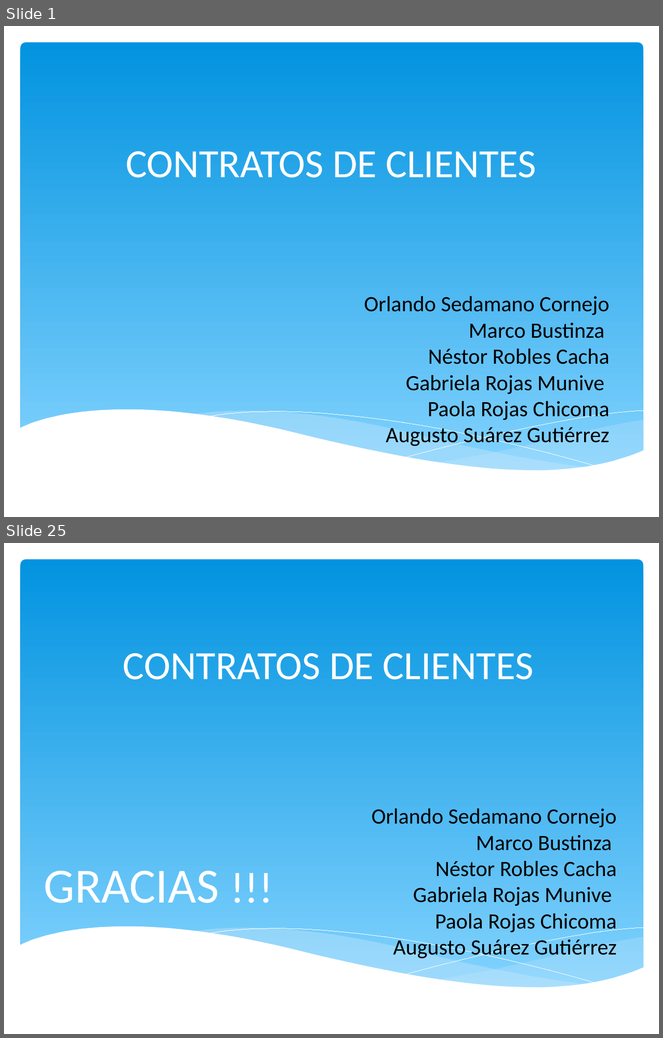
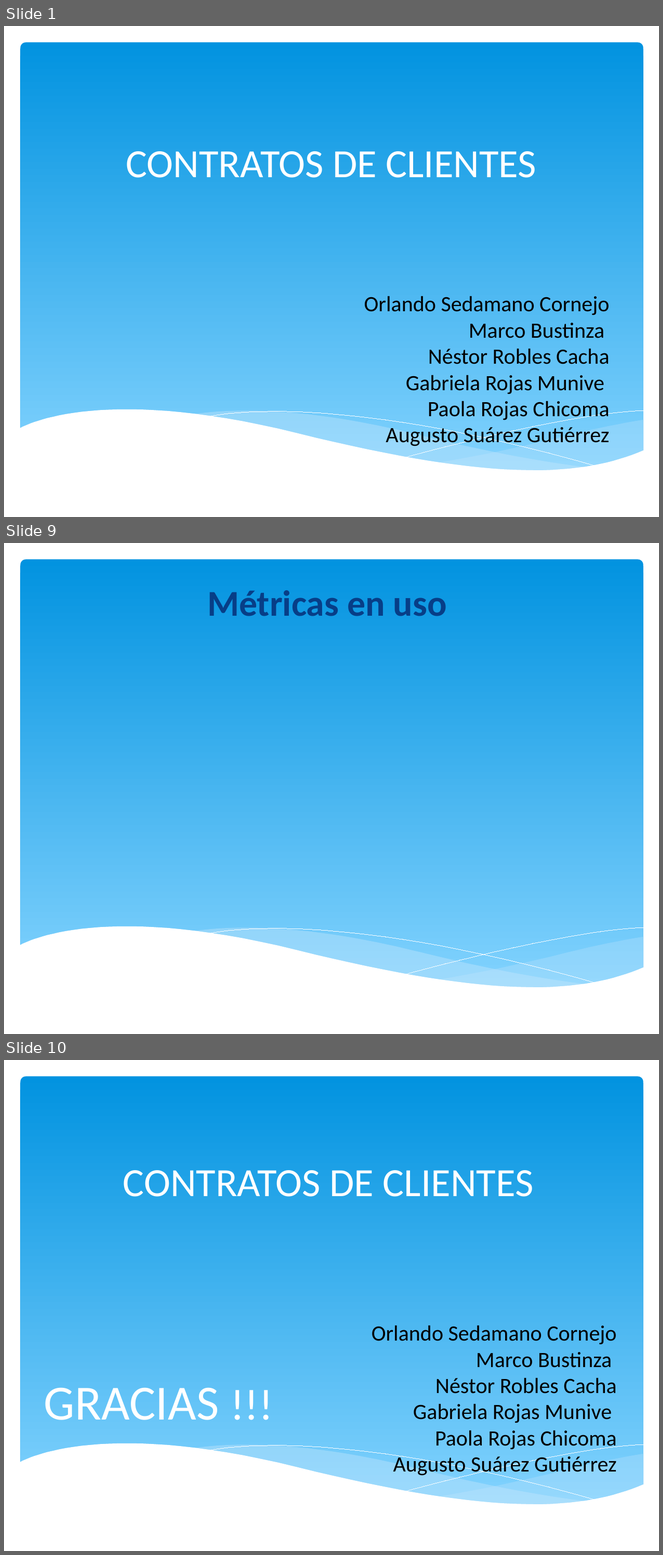
Before and after one commit to orlysemperfi/tp3-contratos-clientes, a slide deck: ITERACION 5/SUSBITERACION 4/PPT TP3 PRES04.pptx. Shown one above the other, each under a label of ours: slides 1 and 25 before the commit, slides 1, 9 and 10 after it; the slides between them are not shown. The pictures are 663x1038 and 663x1555 pixels, drawn with LibreOffice and Linux fonts; fonts in the diff are those of the drawing. Boxes give left, top, right and bottom in pixels: in the first picture for what was removed or moved away, otherwise in the second. Text is boxed around its words. In the diff, an @@ line names an element or a change of style, - is before the commit and + after.

```diff
--- a/ITERACION 5/SUSBITERACION 4/PPT TP3 PRES04.pptx
+++ b/ITERACION 5/SUSBITERACION 4/PPT TP3 PRES04.pptx
@@ slide 9 added at (4,543,659,1034), background #FFFFFF; not listed: 6 template elements that a slide beside it also shows @@
@@ title added at (207,590,447,616), 40 pt, text #073E87, bold @@
+Métricas en uso
@@ what was slide 25 is now slide 10 @@
```
Also in this commit, not shown: 1 slide changed, 6 other slides added, 22 slides removed.
